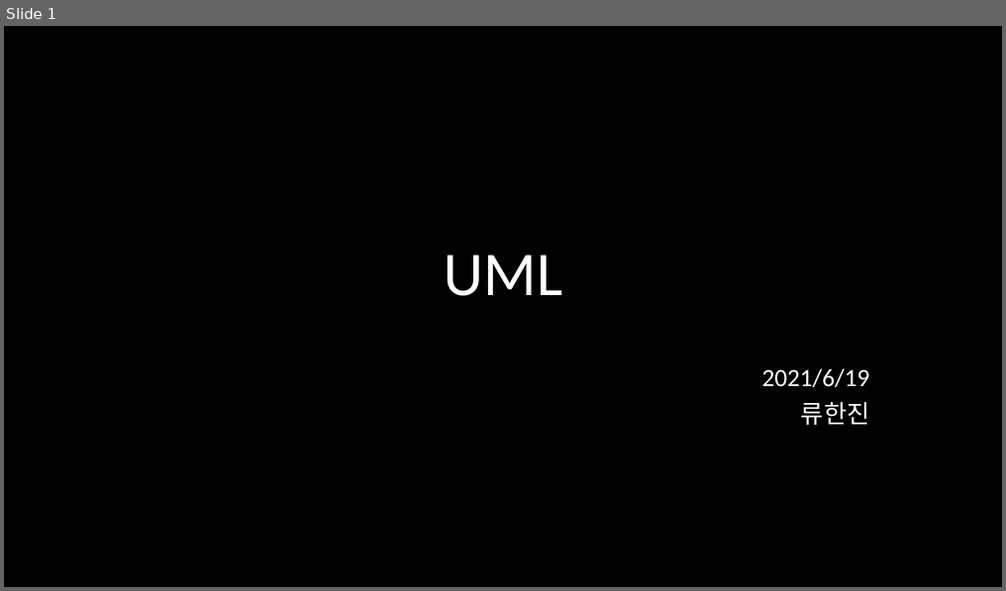
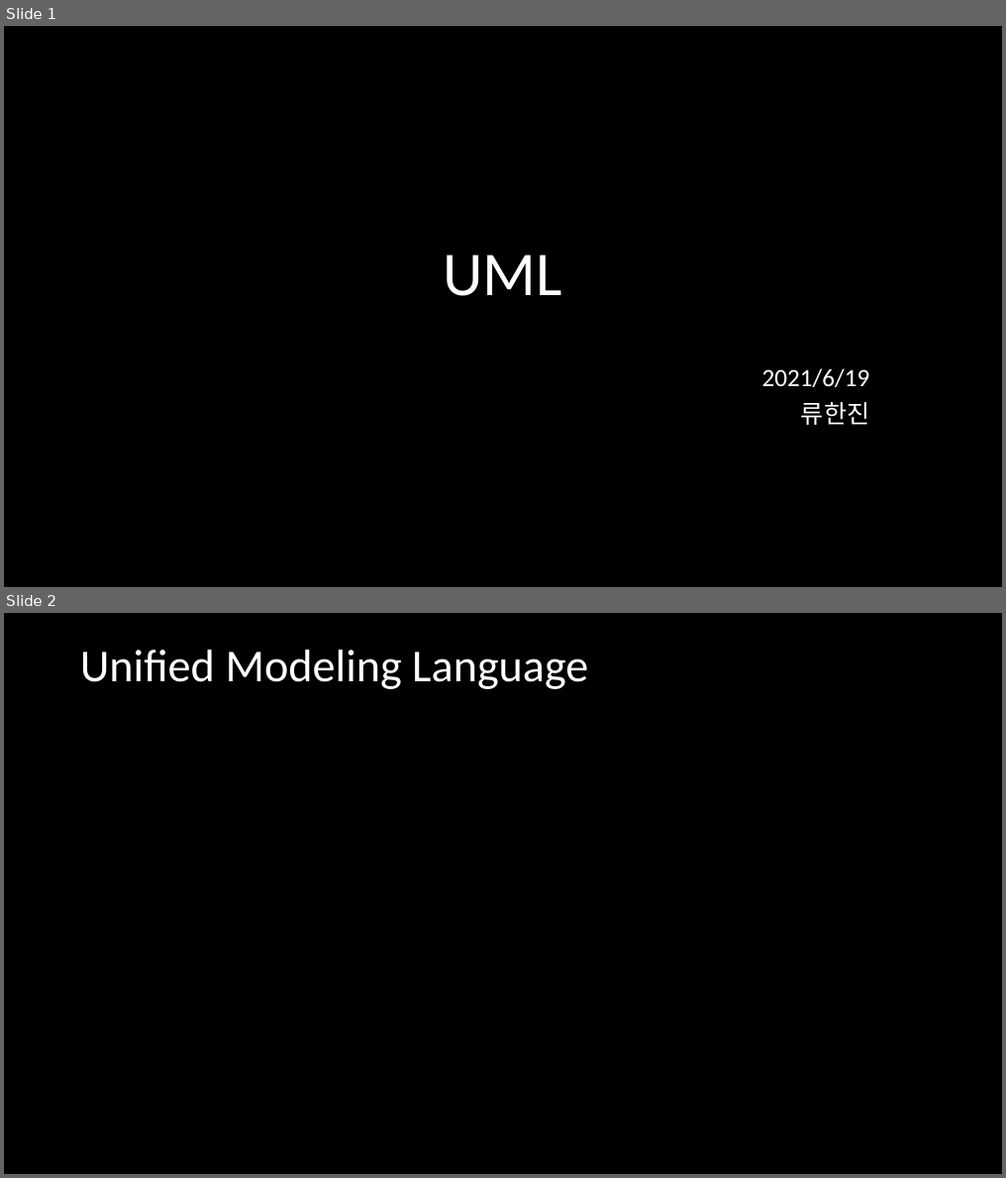
Before and after one commit to Niiok/inha_2021, a slide deck: Saturday/June19.pptm. Shown one above the other, each under a label of ours: slide 1 before the commit, slides 1 and 2 after it. The pictures are 1006x591 and 1006x1178 pixels, drawn with LibreOffice and Linux fonts; fonts in the diff are those of the drawing. Boxes give left, top, right and bottom in pixels: in the first picture for what was removed or moved away, otherwise in the second. Text is boxed around its words. In the diff, an @@ line names an element or a change of style, - is before the commit and + after.

```diff
--- a/Saturday/June19.pptm
+++ b/Saturday/June19.pptm
@@ slide 2 added at [4,613,1002,1174], background #000000 @@
@@ title added at [80,650,588,689], 44 pt, text #FFFFFF @@
+Unified Modeling Language
```
Also in this commit, not shown: 1 slide removed, 22 other files.
